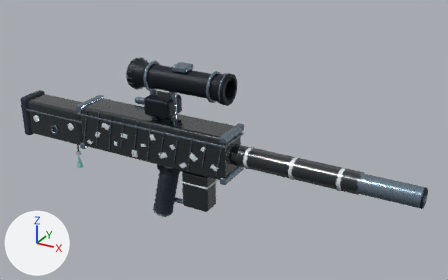
The glTF model assets/weapons/structural_v1/night-nacre.glb: old version first, new version second.
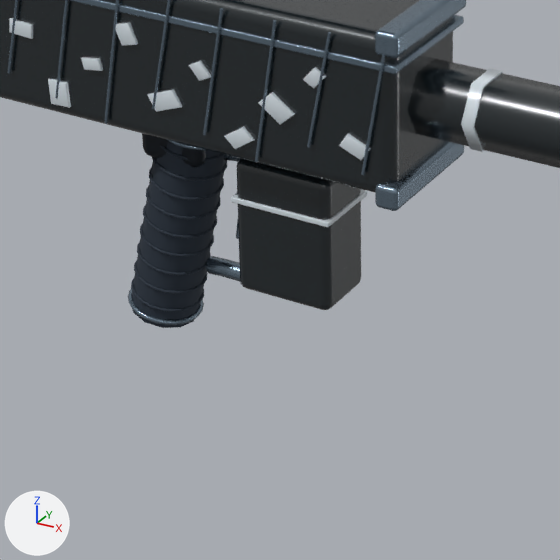
Each version is shown whole from a 50 mm camera at (2.36, -3.57, 2.21) aimed at (0.32, 0.14, 0.35), then close up on the part from 26% to 60% of the width and 46% to 100% of the height. The axes (+X, +Y, +Z) are drawn at lower left. The lights are the same throughout. The first two pictures are the older version. Where no turn or scale is listed for an object, it has been applied to the vertices. Vertices at exactly the same position are counted once.

The first close-up shows '04_Meridian_DMR__body_Sculpt_coat', '04_Meridian_DMR__body_Sculpt_frame', '04_Meridian_DMR__body_Sculpt_grip', '04_Meridian_DMR__body_Sculpt_metal', '04_Meridian_DMR__body_Sculpt_nacre_pearl', '04_Meridian_DMR__magazine_Sculpt_coat', '04_Meridian_DMR__magazine_Sculpt_nacre_pearl'.
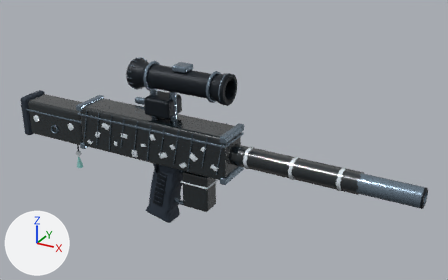
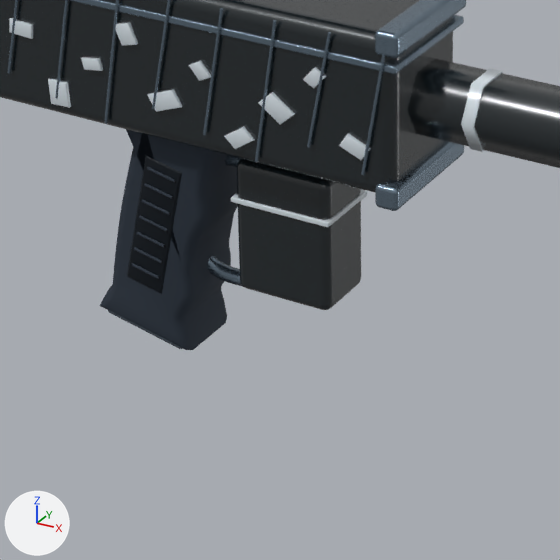
Location of each change, [x1, y1, x2, y2] in pixels of the close-ups (560 x 560 px):
'04_Meridian_DMR__body_Sculpt_grip', reshaped (43% wider, 18% taller): before [131, 141, 227, 328]; after [100, 129, 238, 350]
'04_Meridian_DMR__body_Sculpt_metal', reshaped: before [7, 0, 466, 325]; after [7, 0, 466, 349]
'04_Meridian_DMR__body_Sculpt_frame', reshaped: before [142, 133, 206, 167]; after [127, 156, 182, 294]
part 1 of me_mesh_0, rebuilt (46% wider, 18% taller): before [132, 141, 226, 328]; after [100, 129, 238, 350]
part 2 of me_mesh_0, deleted: before [131, 146, 227, 312]
part 3 of me_mesh_0, added: after [132, 167, 175, 279]
part 4 of me_mesh_2, added (black): after [127, 156, 182, 294]
part 5 of me_mesh_1, added (mostly hidden): after [108, 310, 183, 349]
part 6 of me_mesh_1, deleted (mostly hidden): before [167, 140, 206, 151]
part 7 of me_mesh_1, deleted: before [128, 289, 204, 325]
part 8 of me_mesh_1, built on: before [205, 155, 241, 282]; after [207, 155, 242, 286]

The edits, one by one:
me_mesh_0 is used by ob_04_meridian_dmr__body_sculpt_grip; location (0.0, 0.0, 0.0).
me_mesh_0 had 746 vertices, 1488 faces and spanned x -0.238..0.008, y -0.079..0.079, z -0.331..0.171.
me_mesh_0 now has 508 vertices, 954 faces and spans x -0.287..0.027, y -0.094..0.094, z -0.356..0.205.
me_mesh_0 part 1: the loose piece of 26 vertices spanning x -0.238..0.008, y -0.075..0.075, z -0.331..0.171 is rebuilt with 312 vertices and now spans x -0.287..0.027, y -0.087..0.087, z -0.356..0.205.
me_mesh_0 part 2: 9 loose pieces with 720 vertices, spanning x -0.233..0.003, y -0.079..0.079, z -0.287..0.127, are deleted.
me_mesh_0 part 3: 98 vertices added at x -0.18..-0.061, y -0.094..-0.087, z -0.187..0.073.
Other edits to the shape of me_mesh_0 do not show in these pictures.
me_mesh_1 is used by ob_04_meridian_dmr__body_sculpt_metal; location (0.0, 0.0, 0.0).
me_mesh_1 had 1916 vertices, 3660 faces and spanned x -0.85..1.82, y -0.15..0.15, z -0.32..0.51.
me_mesh_1 now has 2012 vertices, 3840 faces and spans x -0.85..1.82, y -0.15..0.15, z -0.36..0.51.
me_mesh_1 part 5: the loose piece of 152 vertices spanning x -0.84..0.48, y -0.14..0.14, z 0.43..0.45 is copied, and the copy is multiplied about its middle by the matrix ((0.141, 0.0, 0.352), (0.0, 0.542, 0.0), (-0.03, 0.0, 1.655)), then moved by (0.02, 0.0, -0.76); it spans x -0.26..-0.07, y -0.08..0.08, z -0.36..-0.29.
me_mesh_1 part 6: the loose piece of 144 vertices spanning x -0.15..0.01, y -0.08..0.08, z 0.12..0.16 is deleted.
me_mesh_1 part 7: the loose piece of 144 vertices spanning x -0.24..-0.08, y -0.08..0.08, z -0.32..-0.28 is deleted.
me_mesh_1 part 8: 12 vertices moved from x -0.03..0.26, y 0.01..0.03, z -0.18..0.09 to x -0.03..0.25, y -0.01..0.02, z -0.18..0.09; 159 vertices removed from x -0.06..0.27, y -0.01..0.04, z -0.21..0.12; 391 vertices added at x -0.09..0.25, y -0.02..0.02, z -0.2..0.11.
Other edits to the shape of me_mesh_1 do not show in these pictures.
me_mesh_2 is used by ob_04_meridian_dmr__body_sculpt_frame; location (0.0, 0.0, 0.0).
me_mesh_2 had 498 vertices, 988 faces and spanned x -0.17..1.82, y -0.07..0.07, z 0.08..0.4.
me_mesh_2 now has 430 vertices, 848 faces and spans x -0.2..1.82, y -0.09..0.09, z -0.22..0.4.
me_mesh_2 part 4: a new loose piece of 108 vertices spanning x -0.2..-0.04, y -0.09..0.09, z -0.22..0.1, in mat_sculpt_frame (black #101922).
Other edits to the shape of me_mesh_2 do not show in these pictures.
